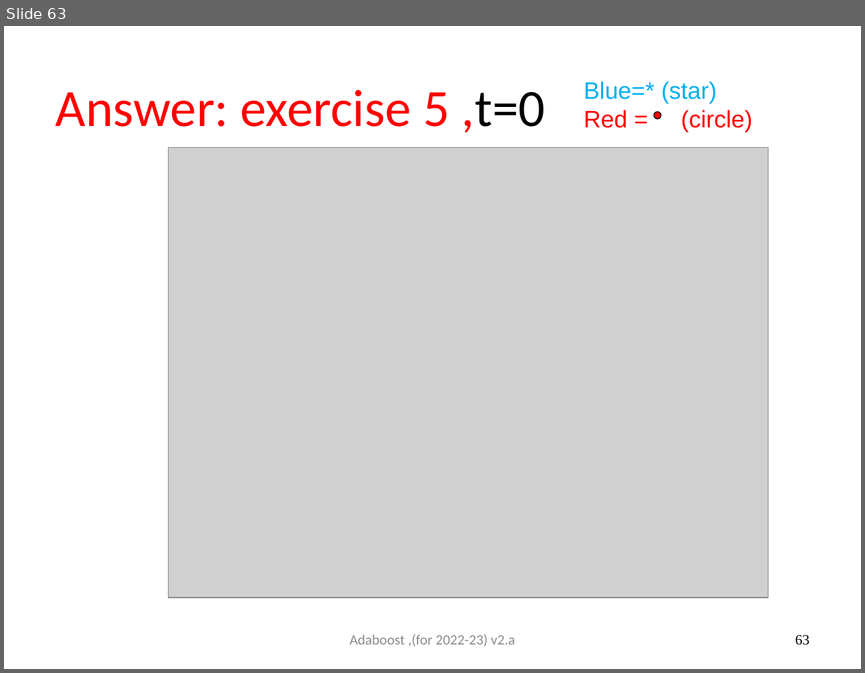
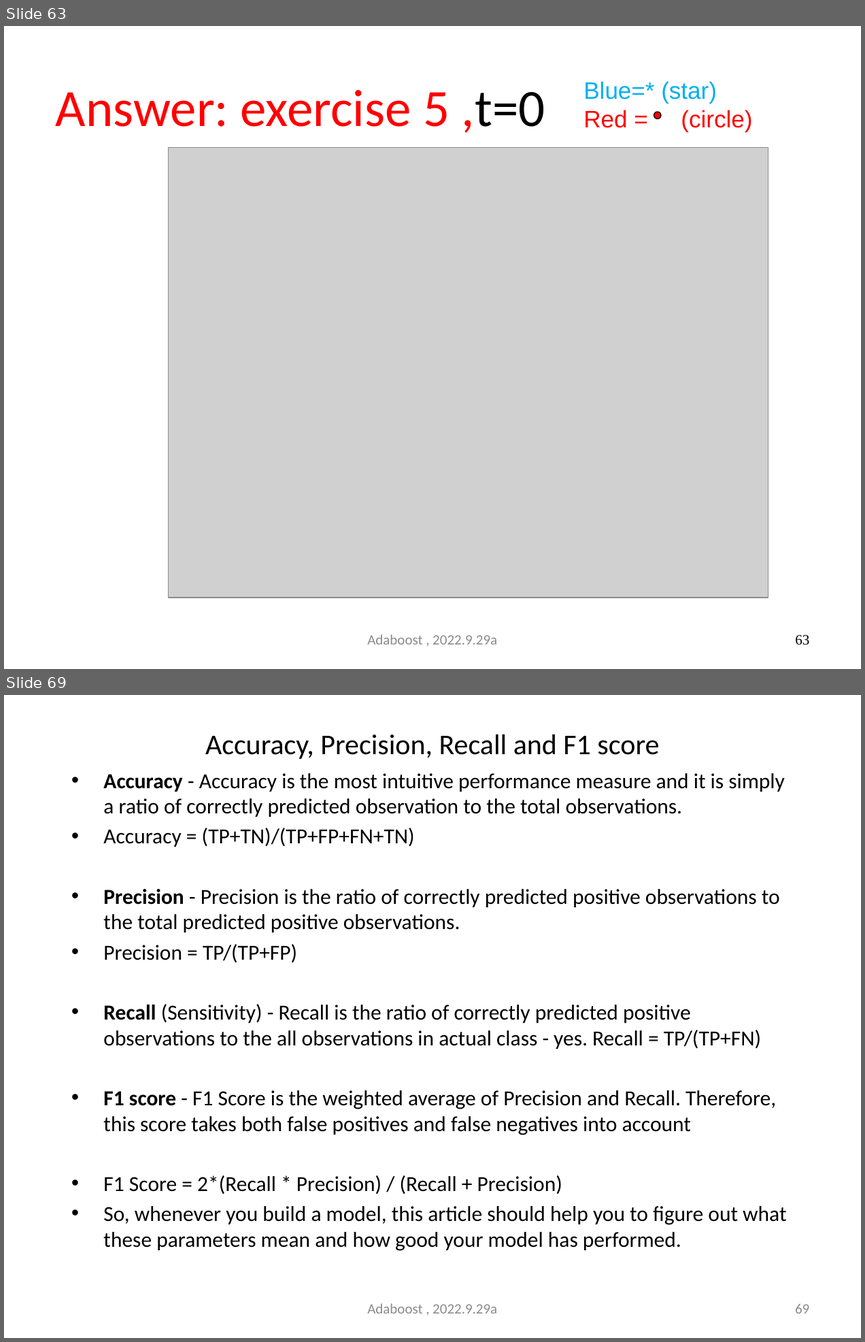
Before and after one commit to JoseHung/Speech-Recognition, a slide deck: slides/5707_06_adaboost.pptx. Shown one above the other, each under a label of ours: slide 63 before the commit, slides 63 and 69 after it; the slides between them are not shown. The pictures are 865x673 and 865x1342 pixels, drawn with LibreOffice and Linux fonts; fonts in the diff are those of the drawing; grey boxes stand for pictures. Boxes give left, top, right and bottom in pixels: in the first picture for what was removed or moved away, otherwise in the second. Text is boxed around its words. In the diff, an @@ line names an element or a change of style, - is before the commit and + after.

```diff
--- a/slides/5707_06_adaboost.pptx
+++ b/slides/5707_06_adaboost.pptx
@@ slide 69 added at [4,695,861,1338], background #FFFFFF @@
@@ title added at [205,734,659,759], 24 pt, text #000000 @@
+Accuracy, Precision, Recall and F1 score
@@ text added at [103,773,786,1251], 18 pt, text #000000 @@
+• Accuracy - Accuracy is the most intuitive performance measure and it is simply a ratio of correctly predicted observation to the total observations.
+• Accuracy = (TP+TN)/(TP+FP+FN+TN)
+• Precision - Precision is the ratio of correctly predicted positive observations to the total predicted positive observations.
+• Precision = TP/(TP+FP)
+• Recall (Sensitivity) - Recall is the ratio of correctly predicted positive observations to the all observations in actual class - yes. Recall = TP/(TP+FN)
+• F1 score - F1 Score is the weighted average of Precision and Recall. Therefore, this score takes both false positives and false negatives into account
+• F1 Score = 2*(Recall * Precision) / (Recall + Precision)
+• So, whenever you build a model, this article should help you to figure out what these parameters mean and how good your model has performed.
@@ text added at [367,1303,497,1313], 12 pt, text #8C8C8C @@
+Adaboost , 2022.9.29a
@@ page number added at [795,1304,809,1313], 12 pt, text #8C8C8C @@
+69
@@ slide 63 changed as well @@
@@ text at [367,634,497,644]: text changed @@
-Adaboost ,(for 2022-23) v2.a
+Adaboost , 2022.9.29a
```
Also in this commit, not shown: 80 other slides changed, 8 other slides added, 2 slides removed, 1 other file.
